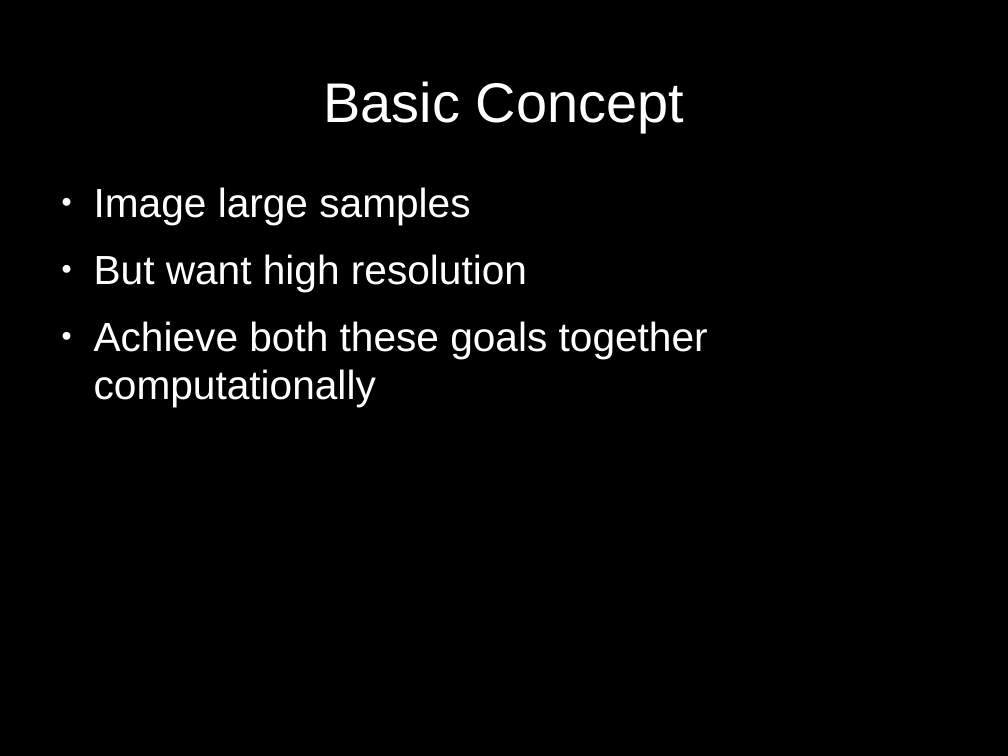
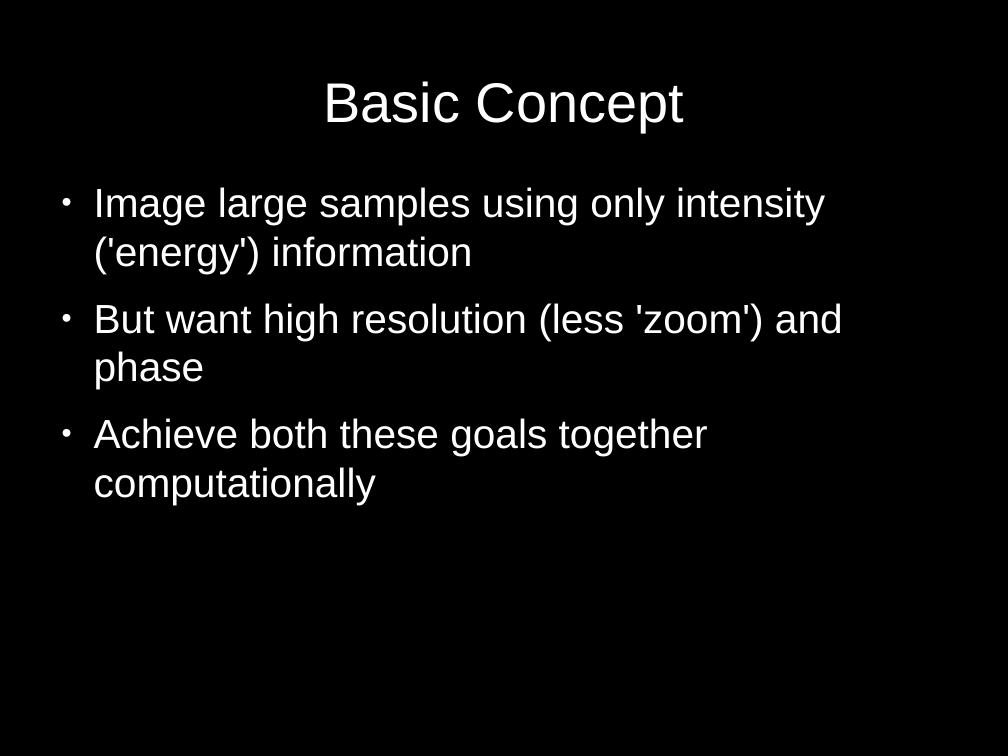
Before and after one commit to alankarkotwal/lvp-imaging, a slide deck: slide 2 of design/1 Approach.odp. Drawn at 1008x756 pixels with LibreOffice and Linux fonts; fonts in the diff are those of the drawing. Boxes give left, top, right and bottom in pixels: in the first picture for what was removed or moved away, otherwise in the second. Text is boxed around its words. In the diff, an @@ line names an element or a change of style, - is before the commit and + after.

```diff
--- a/design/1 Approach.odp
+++ b/design/1 Approach.odp
@@ text at bbox=[94, 187, 843, 389]: text changed @@
-● Image large samples
-● But want high resolution
+● Image large samples using only intensity ('energy') information
+● But want high resolution (less 'zoom') and phase
```
Also in this commit, not shown: 4 other slides changed, 5 other files.
